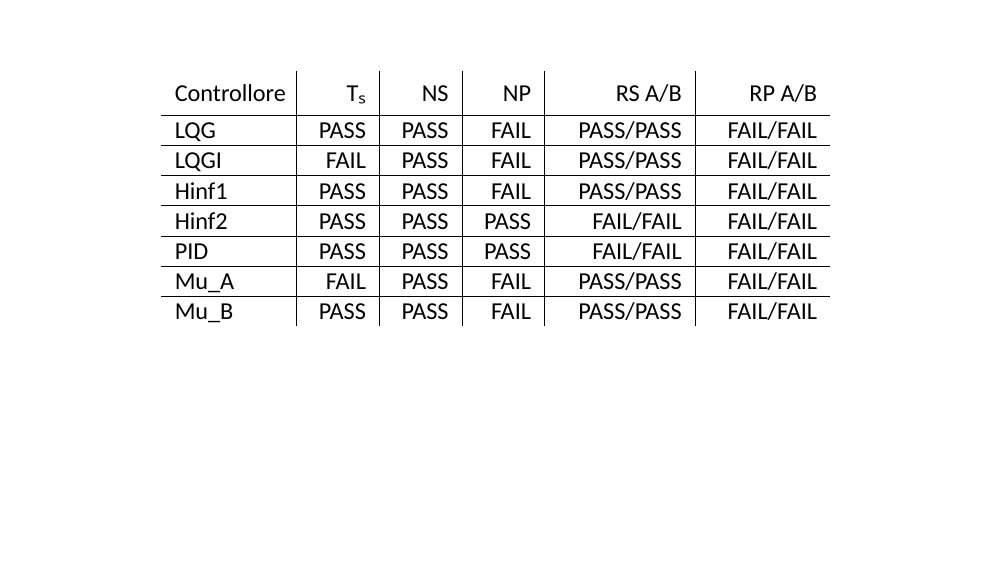
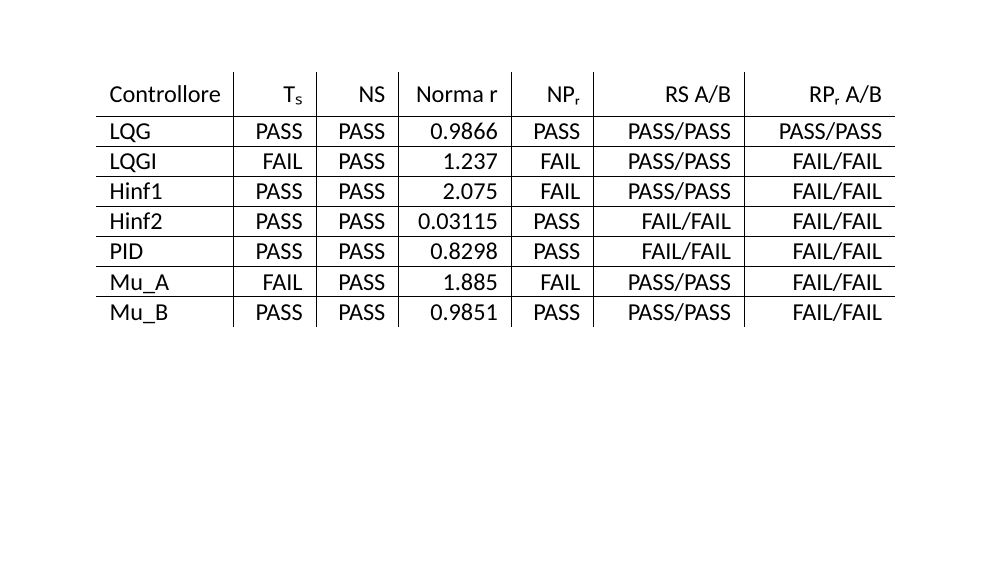
Before and after one commit to Deda-404/Progetto-Controllo_Robusto-Salaris, a slide deck: slide 15 of presentation/Progetto_CR_Presentazione.pptx. Drawn at 1008x567 pixels with LibreOffice and Linux fonts; fonts in the diff are those of the drawing; background and template pictures are left out. Boxes give left, top, right and bottom in pixels: in the first picture for what was removed or moved away, otherwise in the second. Text is boxed around its words. In the diff, an @@ line names an element or a change of style, - is before the commit and + after.

```diff
--- a/presentation/Progetto_CR_Presentazione.pptx
+++ b/presentation/Progetto_CR_Presentazione.pptx
@@ table at box(96, 72, 896, 328) @@
-column 4: NP | FAIL | FAIL | FAIL | PASS | PASS | FAIL | FAIL
+column 4: Norma r | 0.9866 | 1.237 | 2.075 | 0.03115 | 0.8298 | 1.885 | 0.9851
+column 5: NPᵣ | PASS | FAIL | FAIL | PASS | PASS | FAIL | PASS
-column 7, row 1: RP A/B
+column 7, row 1: RPᵣ A/B
-column 7, row 2: FAIL/FAIL
+column 7, row 2: PASS/PASS
@@ table: place and size @@
-table at box(161, 71, 830, 327)
+table at box(96, 72, 896, 328)
```
Also in this commit, not shown: 34 other files.
